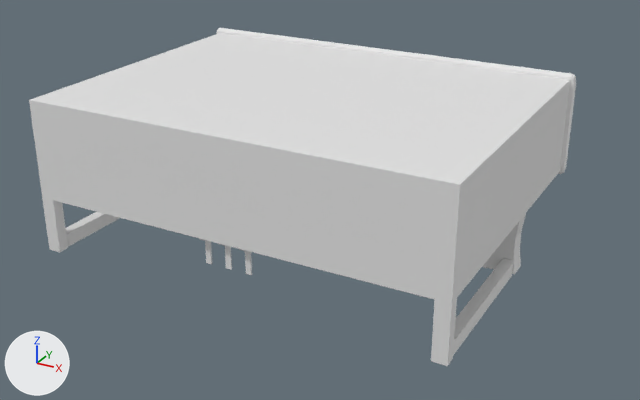
What one commit did to the FBX model WindowsGame1/WindowsGame1/WindowsGame1Content/klavier.fbx.
The view is the same before and after, from a 50 mm lens placed at (2.87, -5.2, 2.53), pointed at (0.03, -0.03, -0.05). Arrows for +X, +Y and +Z are at lower left; the lights stay in place. Vertices at the same position are counted once.
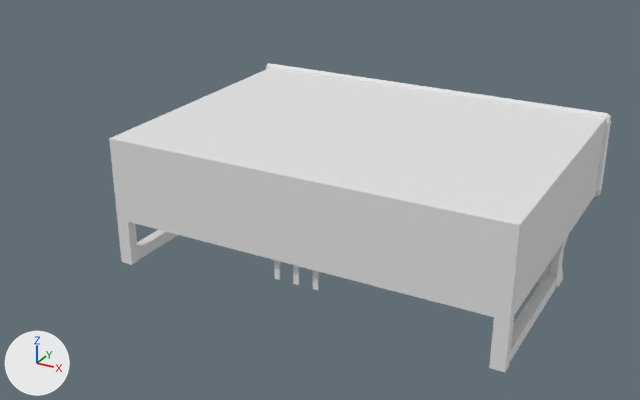
Location of each change, (x1, y1, x2, y2) in pixels of the pictures (640 x 400 px; the box of a moved part takes in the faces that stretch with it):
```json
{"object": "Cube.084", "change": "reshaped, moved", "before": [29, 28, 576, 366], "after": [109, 63, 611, 372], "on screen": "8% narrower, 9% shorter"}
{"part": 1, "of": "me_cube_008", "change": "moved or reshaped", "after": [313, 271, 319, 290], "on screen": "not visible before"}
{"part": 2, "of": "me_cube_008", "change": "moved or reshaped", "after": [293, 265, 299, 285], "on screen": "not visible before"}
{"part": 3, "of": "me_cube_008", "change": "moved or reshaped", "after": [274, 261, 280, 280], "on screen": "not visible before"}
{"part": 4, "of": "me_cube_008", "change": "rebuilt", "before": [29, 33, 570, 304], "after": [109, 68, 605, 372], "on screen": "8% narrower, 12% taller"}
{"part": 5, "of": "me_cube_008", "change": "rebuilt", "before": [453, 259, 513, 355], "after": [510, 274, 557, 361], "on screen": "21% narrower, 9% shorter"}
{"part": 6, "of": "me_cube_008", "change": "rebuilt", "before": [66, 212, 119, 246], "after": [137, 230, 178, 259]}
{"part": 7, "of": "me_cube_008", "change": "deleted", "before": [42, 198, 526, 366]}
{"part": 8, "of": "me_cube_008", "change": "added", "after": [537, 236, 568, 287]}
{"part": 9, "of": "me_cube_008", "change": "moved or reshaped", "before": [217, 28, 576, 174], "after": [266, 63, 611, 197]}
{"part": 10, "of": "me_cube_008", "change": "added", "after": [117, 219, 139, 265]}
```

Edits to the scene script, one JSON object a line:
```json
{"block": "me_cube_008", "where": "# used by ob_cube_084; location = (-0.009, 0.124, 0.219)"}
{"op": "remove", "block": "me_cube_008", "code": "me_cube_008.from_pydata(...)  # 2568 vertices, 2438 faces; spans x -1.54..1.53, y -1.32..0.97, z -0.53..0.6"}
{"op": "add", "block": "me_cube_008", "code": "me_cube_008.from_pydata(...)  # 2567 vertices, 2438 faces; spans x -1.5..1.5, y -1.1..1.1, z -0.5..0.5"}
{"block": "me_cube_008", "change": "me_cube_008 part 1: the loose piece of 8 vertices spanning x 0.15..0.19, y -0.01..0.01, z -0.43..-0.13 is moved by (-0.03, -1.04, 0.11)"}
{"block": "me_cube_008", "change": "me_cube_008 part 2: the loose piece of 8 vertices spanning x 0.0..0.04, y -0.01..0.01, z -0.43..-0.13 is moved by (-0.02, -1.04, 0.11)"}
{"block": "me_cube_008", "change": "me_cube_008 part 3: the loose piece of 8 vertices spanning x -0.16..-0.12, y -0.01..0.01, z -0.43..-0.13 is moved by (-0.01, -1.04, 0.11)"}
{"block": "me_cube_008", "change": "me_cube_008 part 4: the loose piece of 40 vertices spanning x -1.51..1.49, y -1.32..0.88, z -0.13..0.57 is rebuilt with 47 vertices and now spans x -1.47..1.47, y -1.1..1.01, z -0.5..0.47"}
{"block": "me_cube_008", "change": "me_cube_008 part 5: the loose piece of 16 vertices spanning x 1.4..1.48, y -1.27..-0.07, z -0.53..-0.43 is rebuilt with 16 vertices and now spans x 1.38..1.46, y -1.05..0.1, z -0.5..-0.41"}
{"block": "me_cube_008", "change": "me_cube_008 part 6: the loose piece of 16 vertices spanning x -1.5..-1.42, y -1.27..-0.07, z -0.53..-0.43 is rebuilt with 16 vertices and now spans x -1.46..-1.38, y -1.05..0.1, z -0.5..-0.41"}
{"block": "me_cube_008", "change": "me_cube_008 part 7: 97 loose pieces with 792 vertices, spanning x -1.51..1.49, y -1.32..0.85, z -0.53..0.02, are deleted"}
{"block": "me_cube_008", "change": "me_cube_008 part 8: 624 vertices added at x -1.47..1.47, y 0.08..0.21, z -0.5..-0.15"}
{"block": "me_cube_008", "change": "me_cube_008 part 9: 186 vertices removed from x -1.54..1.53, y 0.87..0.97, z -0.17..0.6; 186 vertices added at x -1.5..1.5, y 1.0..1.1, z -0.18..0.5"}
{"block": "me_cube_008", "change": "me_cube_008 part 10: 8 vertices added at x -1.47..-1.37, y -1.1..-1.02, z -0.5..-0.15"}
{"op": "set", "path": "ob_cube_084.location", "old": "(-0.009, 0.124, 0.219)", "new": "(0.234, 0.312, -0.028)"}
```
